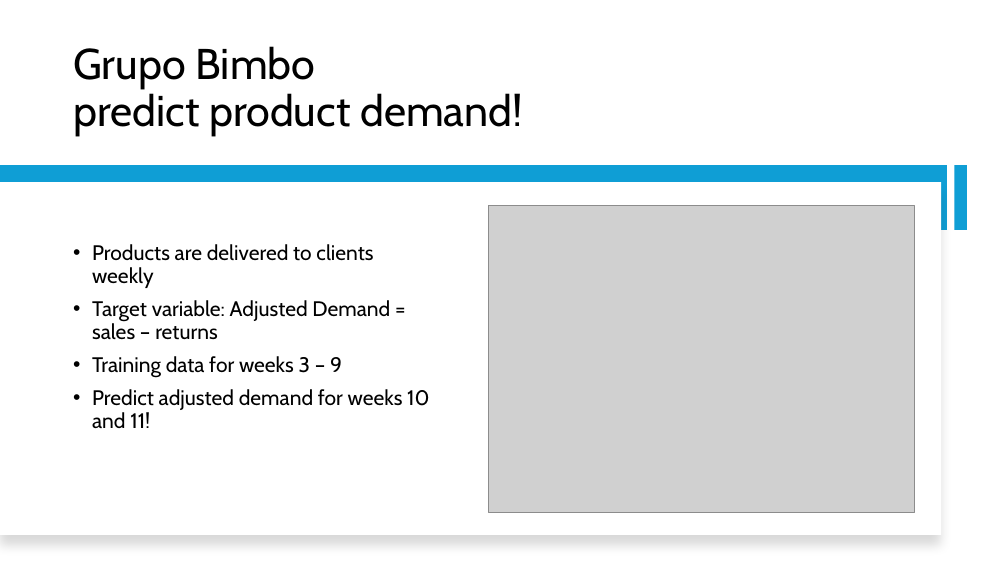
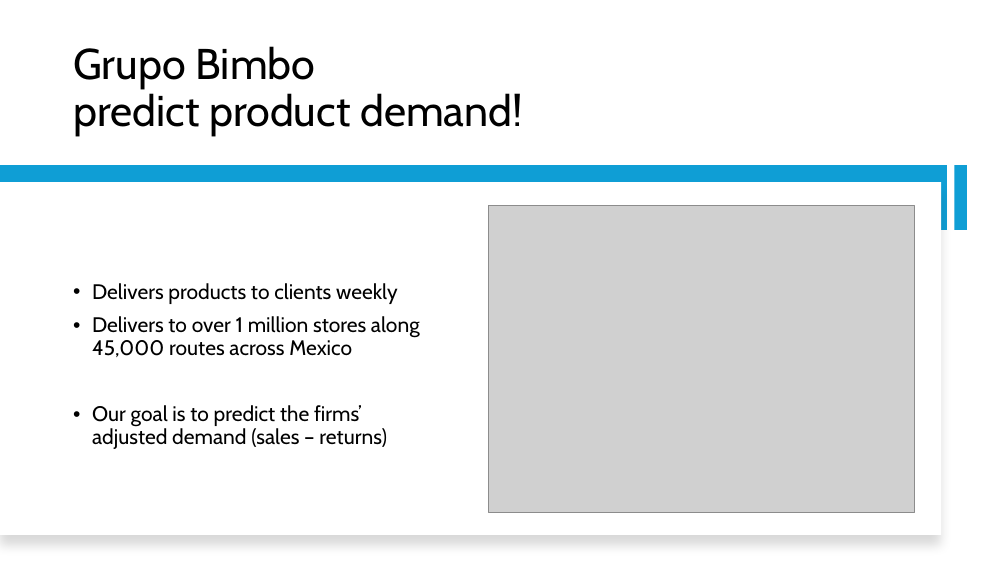
Before and after one commit to ElliotBlackstone/EWinter25_Product_Inventory, a slide deck: slide 3 of Predicting product demand.pptx. Drawn at 1008x567 pixels with LibreOffice and Linux fonts; fonts in the diff are those of the drawing; grey boxes stand for pictures. Boxes give left, top, right and bottom in pixels: in the first picture for what was removed or moved away, otherwise in the second. Text is boxed around its words. In the diff, an @@ line names an element or a change of style, - is before the commit and + after.

```diff
--- a/Predicting product demand.pptx
+++ b/Predicting product demand.pptx
@@ text at [92, 283, 420, 449]: text changed @@
-• Products are delivered to clients weekly
-• Target variable: Adjusted Demand = sales – returns
-• Training data for weeks 3 – 9
-• Predict adjusted demand for weeks 10 and 11!
+• Delivers products to clients weekly
+• Delivers to over 1 million stores along 45,000 routes across Mexico
+• Our goal is to predict the firms’ adjusted demand (sales – returns)
```
Also in this commit, not shown: 2 other slides changed, 1 slide added, 1 slide removed.
